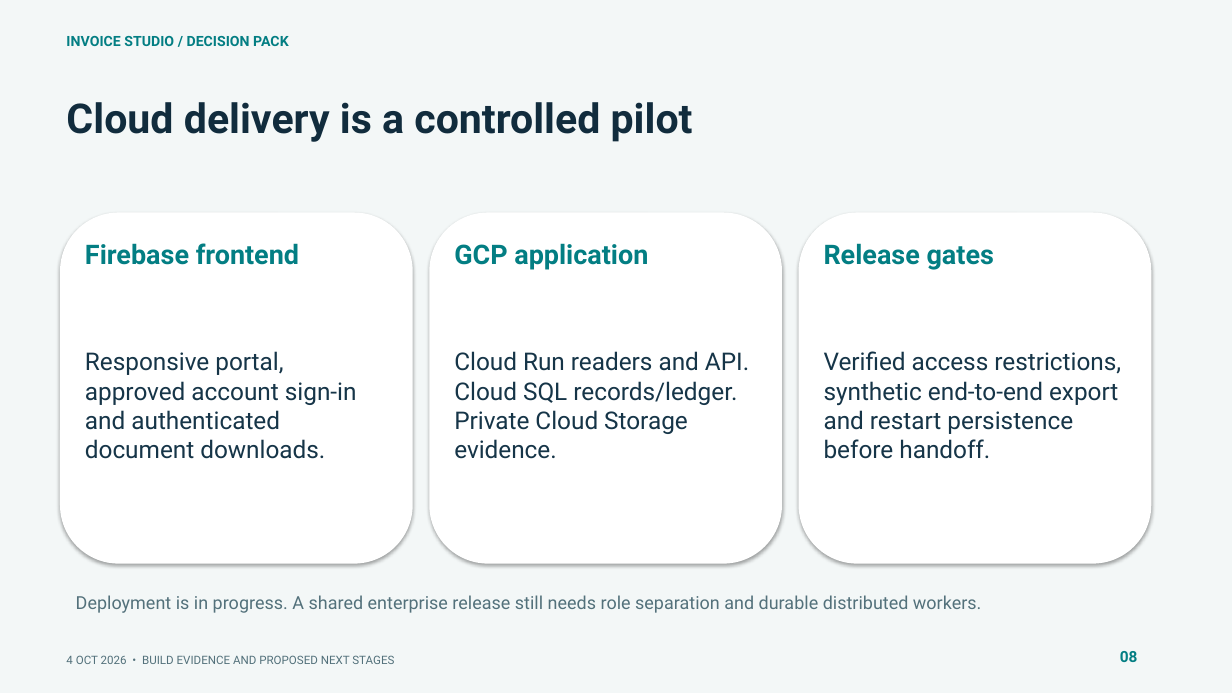
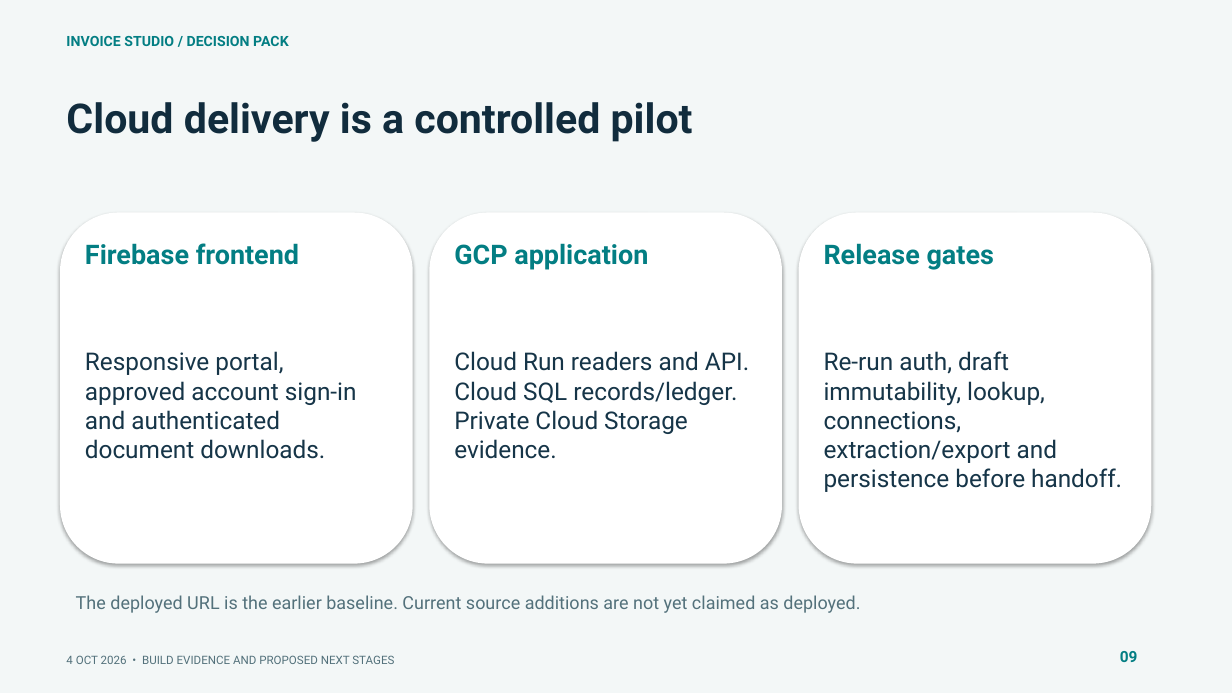
Before and after one commit to muttonkodibiriyani/Inv_studio, a slide deck: slide 9 of docs/delivery/Invoice_Studio_SLT.pptx (slide 8 before the commit). Drawn at 1232x693 pixels with LibreOffice and Linux fonts; fonts in the diff are those of the drawing. Boxes give left, top, right and bottom in pixels: in the first picture for what was removed or moved away, otherwise in the second. Text is boxed around its words. In the diff, an @@ line names an element or a change of style, - is before the commit and + after.

Commit message:
Add name-based reference discovery, manual workbook drafts and clearer extraction review

```diff
--- a/docs/delivery/Invoice_Studio_SLT.pptx
+++ b/docs/delivery/Invoice_Studio_SLT.pptx
@@ text at (824, 351, 1122, 492): text changed @@
-Verified access restrictions, synthetic end-to-end export and restart persistence before handoff.
+Re-run auth, draft immutability, lookup, connections, extraction/export and persistence before handoff.
@@ text at (76, 595, 860, 613): text changed @@
-Deployment is in progress. A shared enterprise release still needs role separation and durable distributed workers.
+The deployed URL is the earlier baseline. Current source additions are not yet claimed as deployed.
@@ text at (1120, 651, 1138, 662): text changed @@
-08
+09
```
Also in this commit, not shown: 9 other slides changed, 2 slides added, 33 other files.
